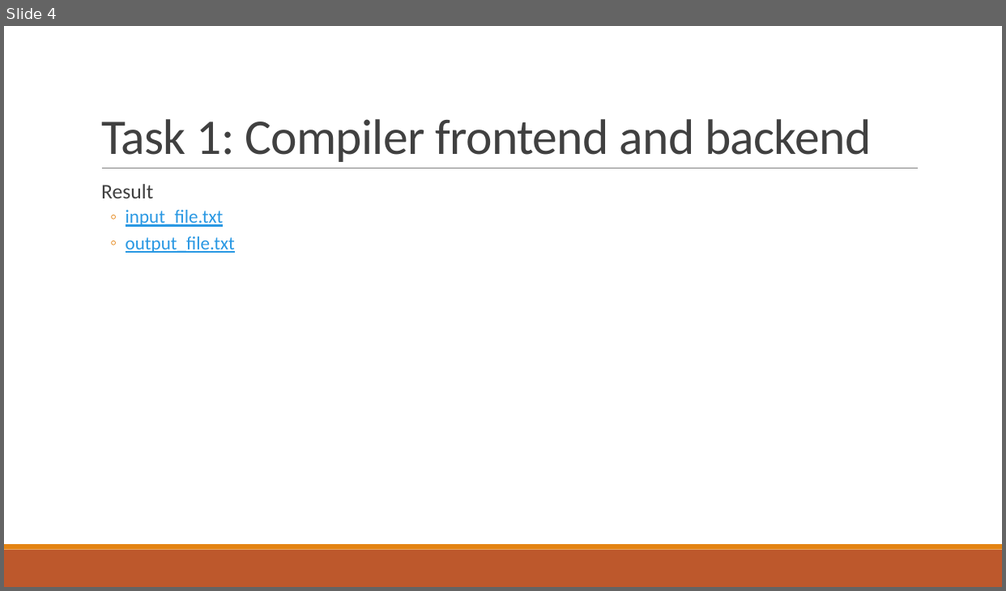
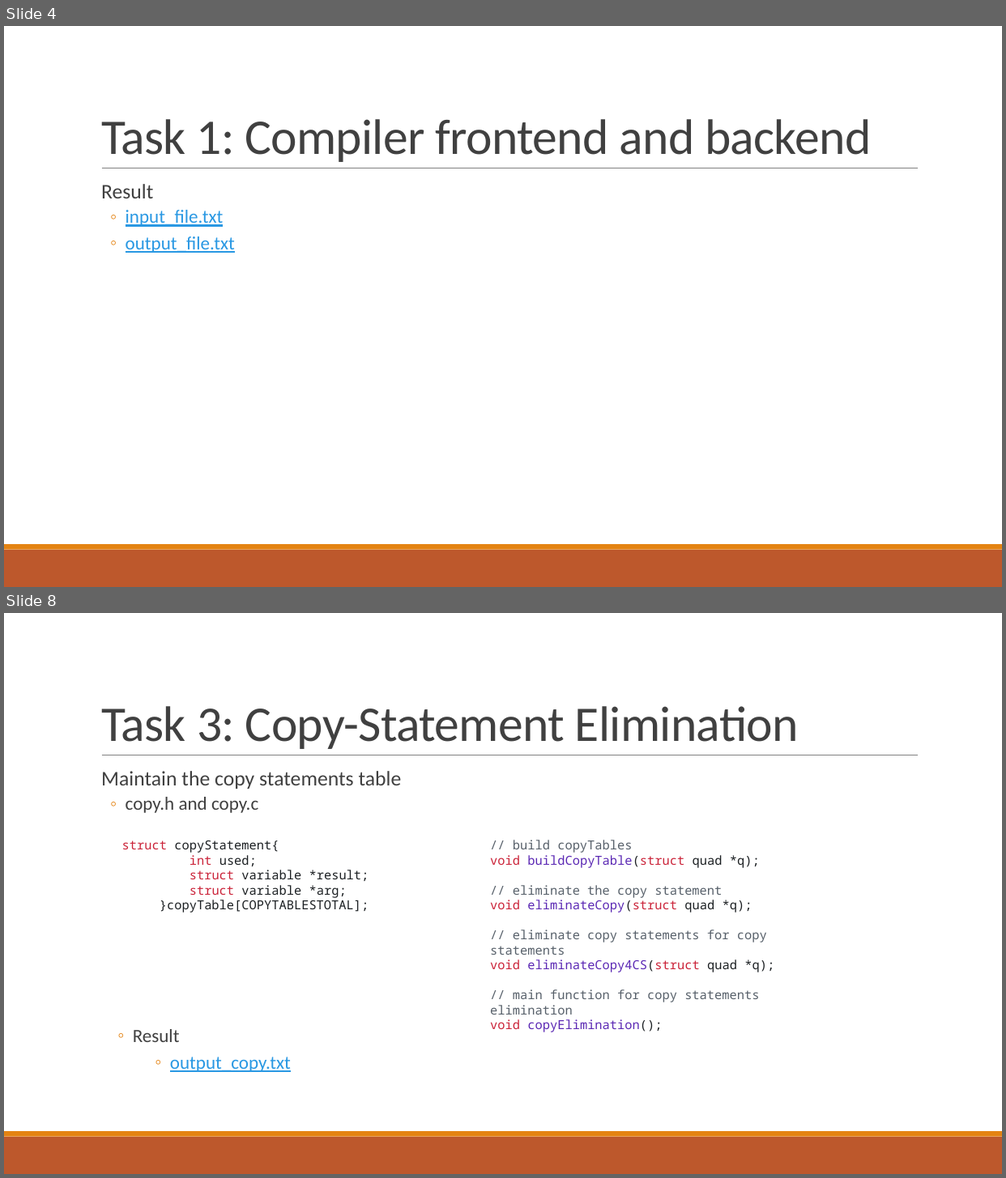
Before and after one commit to sxhmilyoyo/A_Calculator_Compiler, a slide deck: Presentation.pptx. Shown one above the other, each under a label of ours: slide 4 before the commit, slides 4 and 8 after it; the slides between them are not shown. The pictures are 1006x591 and 1006x1178 pixels, drawn with LibreOffice and Linux fonts; fonts in the diff are those of the drawing. Boxes give left, top, right and bottom in pixels: in the first picture for what was removed or moved away, otherwise in the second. Text is boxed around its words. In the diff, an @@ line names an element or a change of style, - is before the commit and + after.

```diff
--- a/Presentation.pptx
+++ b/Presentation.pptx
@@ slide 8 added at (4,613,1002,1174), background #FFFFFF; not listed: 3 template elements that a slide beside it also shows @@
@@ title added at (101,706,799,749), 48 pt, text #404040 @@
+Task 3: Copy-Statement Elimination
@@ text added at (101,771,402,813), 20 pt, text #404040 @@
+  Maintain the copy statements table
+  ◦ copy.h and copy.c
@@ text added at (122,841,369,913), 12 pt, text #1B1F22 @@
+struct copyStatement{
+int used;
+struct variable *result;
+struct variable *arg;
+}copyTable[COPYTABLESTOTAL];
@@ text added at (490,840,774,1033), 12 pt, text #57606A @@
+// build copyTables
+void buildCopyTable(struct quad *q);
+// eliminate the copy statement
+void eliminateCopy(struct quad *q);
+// eliminate copy statements for copy statements
+void eliminateCopy4CS(struct quad *q);
+// main function for copy statements elimination
+void copyElimination();
@@ text added at (133,1029,291,1072), 18 pt, text #2998E3, underline @@
+  ◦ Result
+    ◦ output_copy.txt
```
Also in this commit, not shown: 2 slides changed, 5 other slides added, 4 other files.
